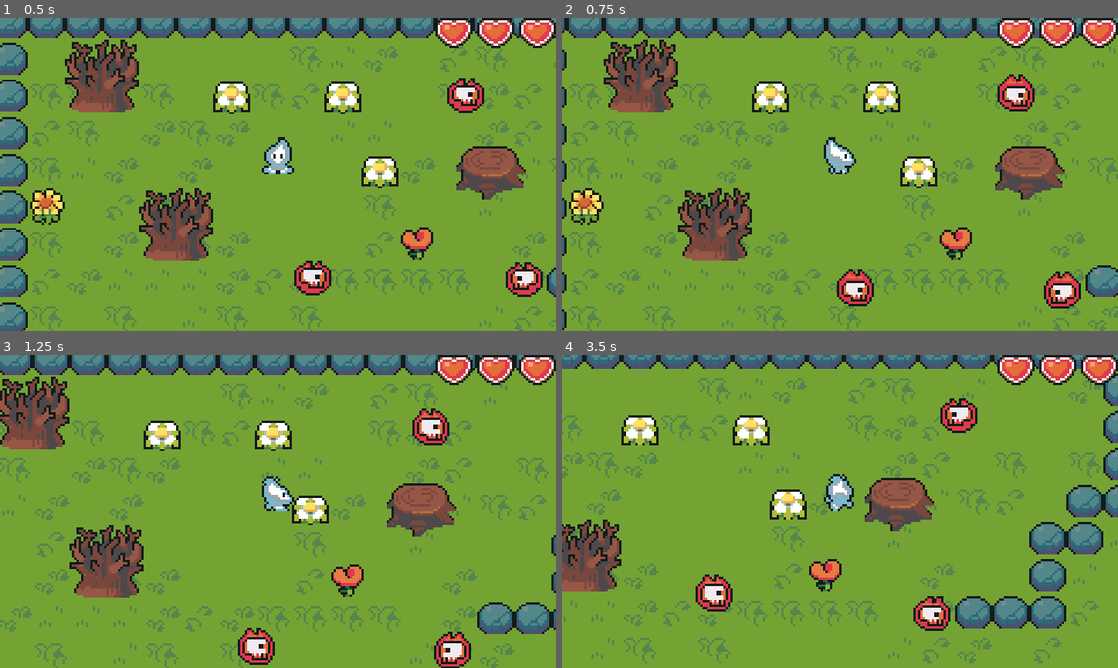
Above: before the commit, frames 1-4 (two rows, left to right).
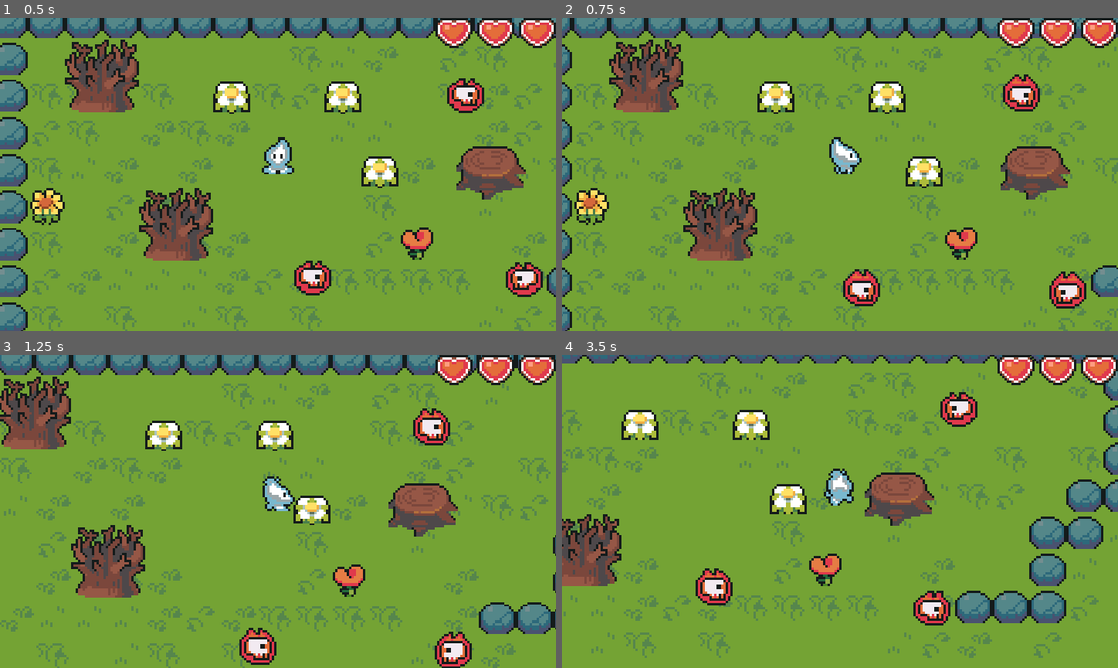
Above: after the commit, the same moments.

Repository: KadirKuruca/ActionRPG
Game: Godot game, scene res://scenes/world.tscn
Same seed, same stepped clock (60 frames per second), same inputs: the game is played once before the commit and once after it.
Inputs:
- Up to frame 1 (0.5 s): no input
- Up to frame 2 (0.75 s): hold Right (ui_right) from 0.53 s (still down)
- Up to frame 3 (1.25 s): keep holding Right (ui_right)
- Up to frame 4 (3.5 s): release Right (ui_right) at 1.28 s; hold Down (ui_down) 1.28-2.03 s; hold Right (ui_right) 2.03-2.78 s; hold Up (ui_up) from 2.78 s (still down)

Frame 1 is identical in both runs. In frame 2, 22% of the frame differs, in the area x 0-100%, y 0-100%; in frame 3, 9.7%; in frame 4, 21%.

Commit message:
Implement knockback effect to player

Diff:
--- a/player/player.gd
+++ b/player/player.gd
@@ -4,6 +4,7 @@
 
 @export var speed: int = 50
 @export var max_health = 3
+@export var knock_back_value = 700
 
 @onready var animation_player = $AnimationPlayer
 @onready var current_health = max_health
@@ -42,3 +43,9 @@
 			current_health = max_health
 
 	player_get_hit.emit(current_health)
+	knock_back(area.get_parent().velocity)
+
+func knock_back(enemy_velocity: Vector2):
+	var knock_back_direction = (enemy_velocity - velocity).normalized() * knock_back_value
+	velocity = knock_back_direction
+	move_and_slide()
--- a/scenes/world.tscn
+++ b/scenes/world.tscn
@@ -2870,6 +2870,8 @@
 [node name="FollowCamera" type="Camera2D" parent="TileMap/Player" node_paths=PackedStringArray("tilemap")]
 limit_left = 0
 limit_top = 0
+position_smoothing_enabled = true
+position_smoothing_speed = 15.0
 script = ExtResource("2_khphq")
 tilemap = NodePath("../..")
 
